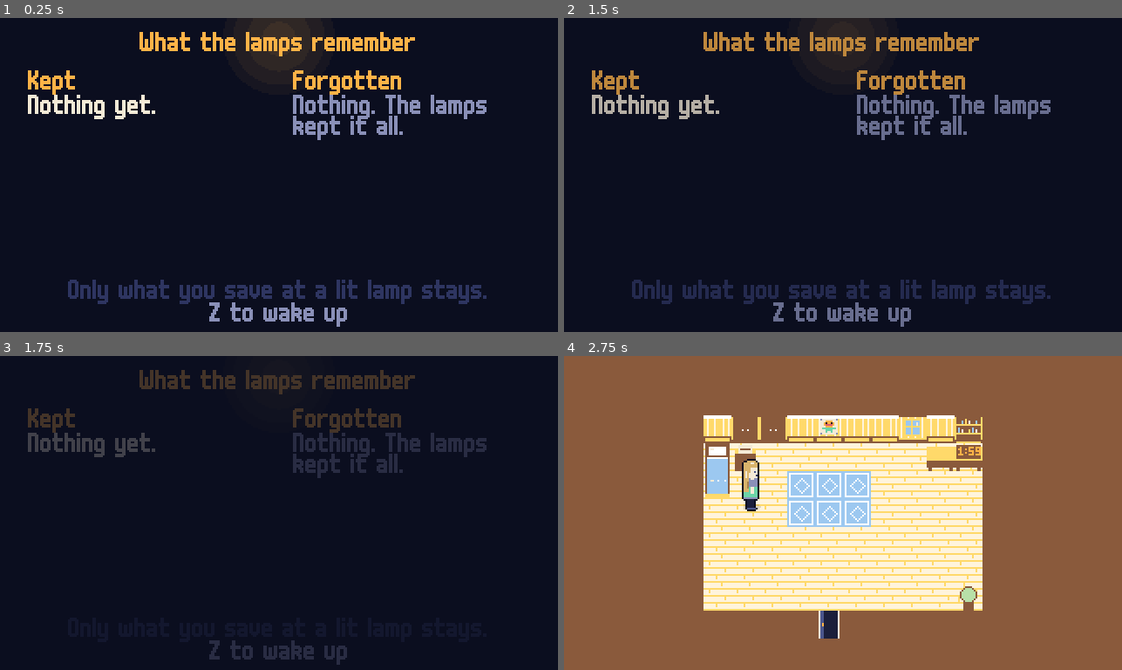
Above: before the commit, frames 1-4 (two rows, left to right).
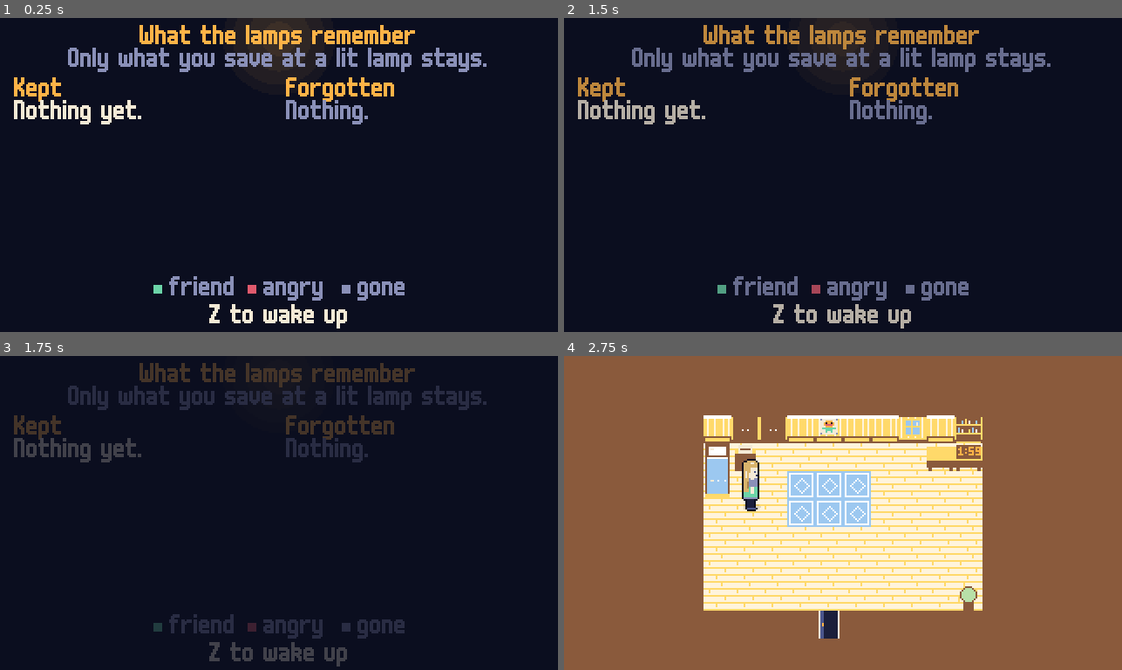
Above: after the commit, the same moments.

Repository: bryanwoods/nightshift
Game: Godot game, scene res://src/ui/lamps_screen.tscn
The game is run twice, just before and just after one commit, with the same random seed, the same clock (stepped at 60 frames per second) and the same inputs. This scene is started directly instead of the project's main scene.
Inputs (mouse positions are in pixels of both pictures, inside the frame that each line leads up to):
- Up to frame 1 (0.25 s): no input
- Up to frame 2 (1.5 s): tap Enter at 0.5 s; move the mouse to (965, 159) at 0.52 s; hold Right (move_right) 0.53-1.28 s; hold Z (confirm) 0.53-1.28 s; click (965, 159) at 0.67 s; tap Space at 0.77 s; move the mouse to (731, 190) at 1.27 s; hold Down (move_down) from 1.28 s (still down); tap Z (confirm) at 1.35 s
- Up to frame 3 (1.75 s): keep holding Down (move_down); tap Space at 1.52 s
- Up to frame 4 (2.75 s): move the mouse to (898, 443) at 2.02 s; release Down (move_down) at 2.03 s; hold Right (move_right) from 2.03 s (still down); hold Z (confirm) from 2.03 s (still down); tap R (rewind) at 2.1 s

The runs differ from the first frame. In frame 1, 11% of the frame differs, in the area x 2-88%, y 2-99%; in frame 2, 11%; in frame 3, 8.1%; in frame 4, nothing differs.

Commit message:
Fix text that overflows on the Kept and Forgotten screen
A long list ran over the footer and off the screen. Each line was a
wrapped Label, and the next line was placed with get_line_count() before
the Label had its layout, so wrapped lines also sat on top of each other.

Each thing is now one row of fixed height that cannot wrap. A worker row
has a coloured square for friend, angry or gone, and a legend at the
bottom names the colours. A column holds 8 rows. A longer list shows the
item count, and then "and N more".

The rule line moves under the title and is drawn in fog, because dusk on
ink was hard to read.

Co-Authored-By: Claude Fable 5.2 <noreply@anthropic.com>

Diff:
--- a/data/ui.json
+++ b/data/ui.json
@@ -78,12 +78,14 @@
     "lamps_kept": "Kept",
     "lamps_forgotten": "Forgotten",
     "lamps_kept_none": "Nothing yet.",
-    "lamps_forgotten_none": "Nothing. The lamps kept it all.",
-    "lamps_friend": "{name}, a friend",
-    "lamps_enemy": "{name}, not a friend",
-    "lamps_gone": "{name}, gone",
+    "lamps_forgotten_none": "Nothing.",
+    "lamps_friend": "friend",
+    "lamps_enemy": "angry",
+    "lamps_gone": "gone",
     "lamps_hours": "{n} hours",
     "lamps_lamps": "Lamps lit: {n}",
+    "lamps_items": "Items: {n}",
+    "lamps_more": "and {n} more",
     "lamps_rule": "Only what you save at a lit lamp stays.",
     "lamps_confirm": "{confirm} to wake up",
 
--- a/src/ui/lamps_screen.gd
+++ b/src/ui/lamps_screen.gd
@@ -2,7 +2,10 @@
 ## "What the lamps remember": after the night ends, what the last lamp save kept and what
 ## everything since then lost. Live state was already reverted when this opens.
 
-const COL_W := 136.0
+const COL_W := 148.0
+const ROWS := 8
+const ROW_H := 12.0
+const STATUS_COLOR := {"friend": "wake", "enemy": "hush", "gone": "fog"}
 
 var _ready_at: int = 0
 
@@ -17,52 +20,71 @@
 	glow.modulate = Color(Game.color("lamp"), 0.2)
 	glow.position = Vector2(128, -20)
 	add_child(glow)
-	_label(Game.text("lamps_title"), Vector2(0, 8), 320, "lamp", true)
-	_column(Game.text("lamps_kept"), _lines(SaveManager.kept(), "lamps_kept_none"), 16, "moon")
-	_column(Game.text("lamps_forgotten"), _lines(Game.last_forgotten, "lamps_forgotten_none"), 168, "fog")
-	_label(Game.text("lamps_rule"), Vector2(0, 150), 320, "dusk", true)
-	_label(Game.text("lamps_confirm"), Vector2(0, 163), 320, "fog", true)
+	_label(Game.text("lamps_title"), Vector2(0, 4), 320, "lamp", HORIZONTAL_ALIGNMENT_CENTER)
+	_label(Game.text("lamps_rule"), Vector2(0, 17), 320, "fog", HORIZONTAL_ALIGNMENT_CENTER)
+	_column(Game.text("lamps_kept"), _rows(SaveManager.kept(), "lamps_kept_none"), 8, "moon")
+	_column(Game.text("lamps_forgotten"), _rows(Game.last_forgotten, "lamps_forgotten_none"), 164, "fog")
+	var x := 88.0
+	for kind: String in STATUS_COLOR:
+		_pip(Vector2(x, 153), STATUS_COLOR[kind])
+		_label(Game.text("lamps_" + kind), Vector2(x + 9, 148), 50, "fog")
+		x += 54.0
+	_label(Game.text("lamps_confirm"), Vector2(0, 164), 320, "moon", HORIZONTAL_ALIGNMENT_CENTER)
 	_ready_at = Time.get_ticks_msec() + 800
 	AudioBus.play_music("none")
 	RenderingServer.set_default_clear_color(Game.color("ink"))
 	Game.fade_from(0.8)
 
 
-## One short line per thing: friends, enemies, workers gone, items, hours, lamps.
-func _lines(d: Dictionary, none_key: String) -> Array[String]:
-	var out: Array[String] = []
-	for kind in ["friend", "enemy", "gone"]:
+## One row per thing, as [text] or [name, status colour]: workers, items, hours, lamps.
+## A list that is too long for the column names the item count, then cuts the rest.
+func _rows(d: Dictionary, none_key: String) -> Array:
+	var people: Array = []
+	for kind: String in STATUS_COLOR:
 		for id: String in d.get(kind, []):
-			out.append(Game.text("lamps_" + kind).replace("{name}", Game.display_name(id)))
-	for it: String in d.get("items", []):
-		out.append(Game.item_name(it))
+			people.append([Game.display_name(id), STATUS_COLOR[kind]])
+	var items: Array = (d.get("items", []) as Array).map(func(it: Variant) -> Array: return [Game.item_name(str(it))])
+	var totals: Array = []
 	if int(d.get("hours", 0)) > 0:
-		out.append(Game.text("lamps_hours").replace("{n}", str(d["hours"])))
+		totals.append([Game.text("lamps_hours").replace("{n}", str(d["hours"]))])
 	if not (d.get("lamp", []) as Array).is_empty():
-		out.append(Game.text("lamps_lamps").replace("{n}", str((d["lamp"] as Array).size())))
-	if out.is_empty():
-		out.append(Game.text(none_key))
-	return out
+		totals.append([Game.text("lamps_lamps").replace("{n}", str((d["lamp"] as Array).size()))])
+	if people.size() + items.size() + totals.size() > ROWS:
+		items = [[Game.text("lamps_items").replace("{n}", str(items.size()))]]
+	var out := people + items + totals
+	if out.size() > ROWS:
+		var more := out.size() - ROWS + 1
+		out = out.slice(0, ROWS - 1) + [[Game.text("lamps_more").replace("{n}", str(more))]]
+	return out if not out.is_empty() else [[Game.text(none_key)]]
 
 
-func _column(title: String, lines: Array[String], x: float, c: String) -> void:
-	_label(title, Vector2(x, 30), COL_W, "lamp")
-	var y := 44.0
-	for t in lines:
-		y += _label(t, Vector2(x, y), COL_W, c).get_line_count() * 12.0
+func _column(title: String, rows: Array, x: float, c: String) -> void:
+	_label(title, Vector2(x, 34), COL_W, "lamp")
+	for i in rows.size():
+		var row: Array = rows[i]
+		var y := 47.0 + i * ROW_H
+		if row.size() > 1:
+			_pip(Vector2(x, y + 5), str(row[1]))
+		_label(str(row[0]), Vector2(x + (9 if row.size() > 1 else 0), y), COL_W - 9, c)
 
 
-func _label(t: String, pos: Vector2, w: float, c: String, center: bool = false) -> Label:
+func _pip(pos: Vector2, c: String) -> void:
+	var r := ColorRect.new()
+	r.color = Game.color(c)
+	r.position = pos
+	r.size = Vector2(5, 5)
+	add_child(r)
+
+
+func _label(t: String, pos: Vector2, w: float, c: String, align: HorizontalAlignment = HORIZONTAL_ALIGNMENT_LEFT) -> void:
 	var l := Label.new()
-	l.autowrap_mode = TextServer.AUTOWRAP_WORD_SMART
-	l.size = Vector2(w, 12)
+	l.clip_text = true
+	l.size = Vector2(w, ROW_H)
 	l.position = pos
 	l.text = t
-	if center:
-		l.horizontal_alignment = HORIZONTAL_ALIGNMENT_CENTER
+	l.horizontal_alignment = align
 	l.add_theme_color_override("font_color", Game.color(c))
 	add_child(l)
-	return l
 
 
 func _process(_delta: float) -> void:
